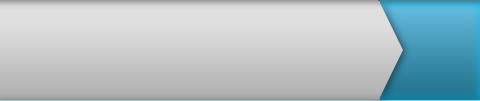
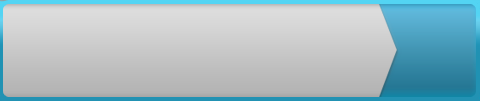
The second 480x101 image is a revision of the first. Changes to its layers:
hid group "Bryan's Version" (22 layers) over [0, 0, 480, 101]
hid group "ACTIVE" (1st of 2, in "Bryan's Version") (9 layers) over [0, 0, 480, 101]
added group "Kory's V2" with 19 layers above "Background" over [0, 0, 480, 101]
added group "FOCUS" (2nd of 2, in "Kory's V2") with 2 layers in group "Kory's V2" over [0, 0, 480, 101]
added layer "HIGHLIGHT" in group "FOCUS" over [0, 0, 480, 101]
added group "ACTIVE" (2nd of 2, in "Kory's V2") with 10 layers in group "Kory's V2" over [0, 0, 480, 101]
added layer "Layer 16 copy 3" (2nd of 2, in "Kory's V2" › "ACTIVE") (58%) in group "ACTIVE" over [0, 0, 480, 9]
added layer "Layer 16 copy 2" (2nd of 2, in "Kory's V2" › "ACTIVE") in group "ACTIVE" over [0, 1, 480, 10]
added layer "Layer 16 copy" (2nd of 2, in "Kory's V2" › "ACTIVE") in group "ACTIVE" over [0, 1, 480, 10]
added layer "Layer 18" in group "ACTIVE" over [0, 91, 480, 100]
added layer "accent line" (1st of 2, in "Kory's V2" › "ACTIVE") in group "ACTIVE" over [0, 0, 480, 2]
added layer "arrow copy 2" in group "ACTIVE" over [0, 1, 401, 99]
added layer "Layer 19" in group "ACTIVE" over [0, 1, 480, 99]
added layer "Layer 20" in group "ACTIVE" over [379, 100, 480, 101]
added group "INACTIVE" (2nd of 2, in "Kory's V2") with 4 layers in group "Kory's V2" over [0, 0, 480, 101]
added layer "Layer 20 copy" in group "INACTIVE" over [379, 100, 480, 101]
added layer "accent line" (2nd of 2, in "Kory's V2" › "INACTIVE") in group "INACTIVE" over [0, 0, 480, 2]
added layer "arrow copy" in group "INACTIVE" over [0, 1, 401, 101]
added layer "bg" (2nd of 2, in "Kory's V2" › "INACTIVE") in group "INACTIVE" over [0, 1, 480, 101]
